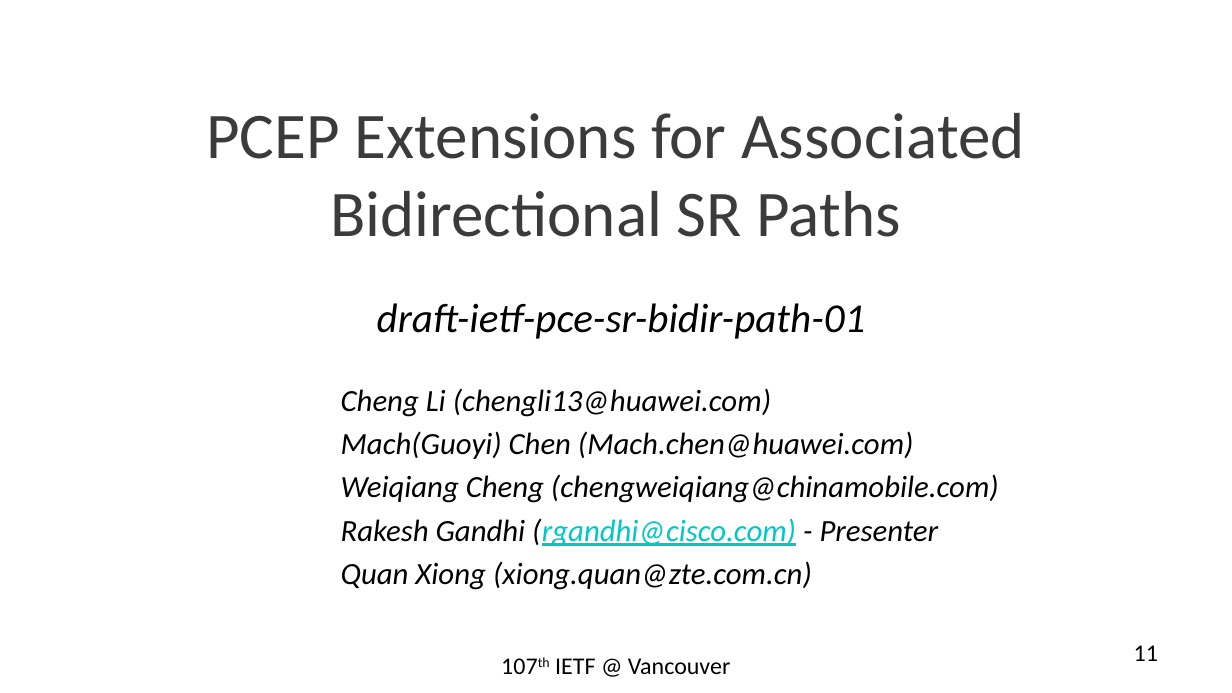
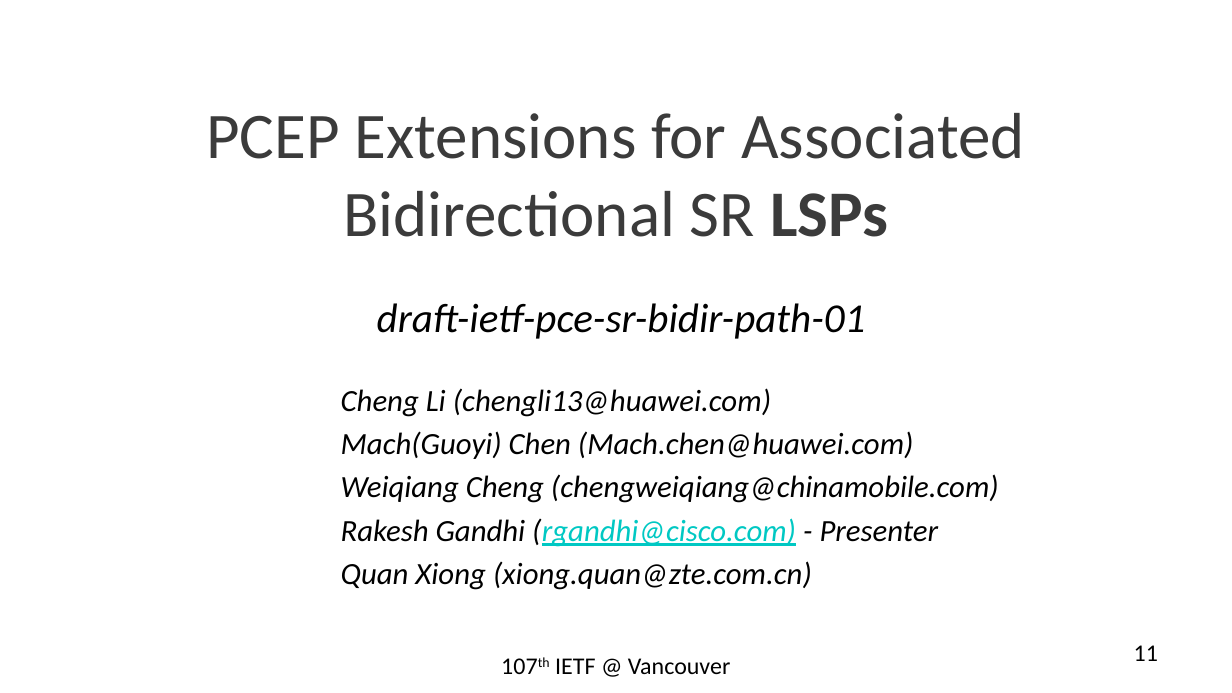
Before and after one commit to rakgandhi/ietf-public, a slide deck: slide 11 of draft-ietf-pce-sr-bidir-path-01.pptx. Drawn at 1232x693 pixels with LibreOffice and Linux fonts; fonts in the diff are those of the drawing. Boxes give left, top, right and bottom in pixels: in the first picture for what was removed or moved away, otherwise in the second. Text is boxed around its words. In the diff, an @@ line names an element or a change of style, - is before the commit and + after.

```diff
--- a/draft-ietf-pce-sr-bidir-path-01.pptx
+++ b/draft-ietf-pce-sr-bidir-path-01.pptx
@@ title at <box>206,113,1024,237</box>: text changed @@
-PCEP Extensions for Associated Bidirectional SR Paths
+PCEP Extensions for Associated Bidirectional SR LSPs
```
Also in this commit, not shown: 2 other slides changed, 1 other file.
